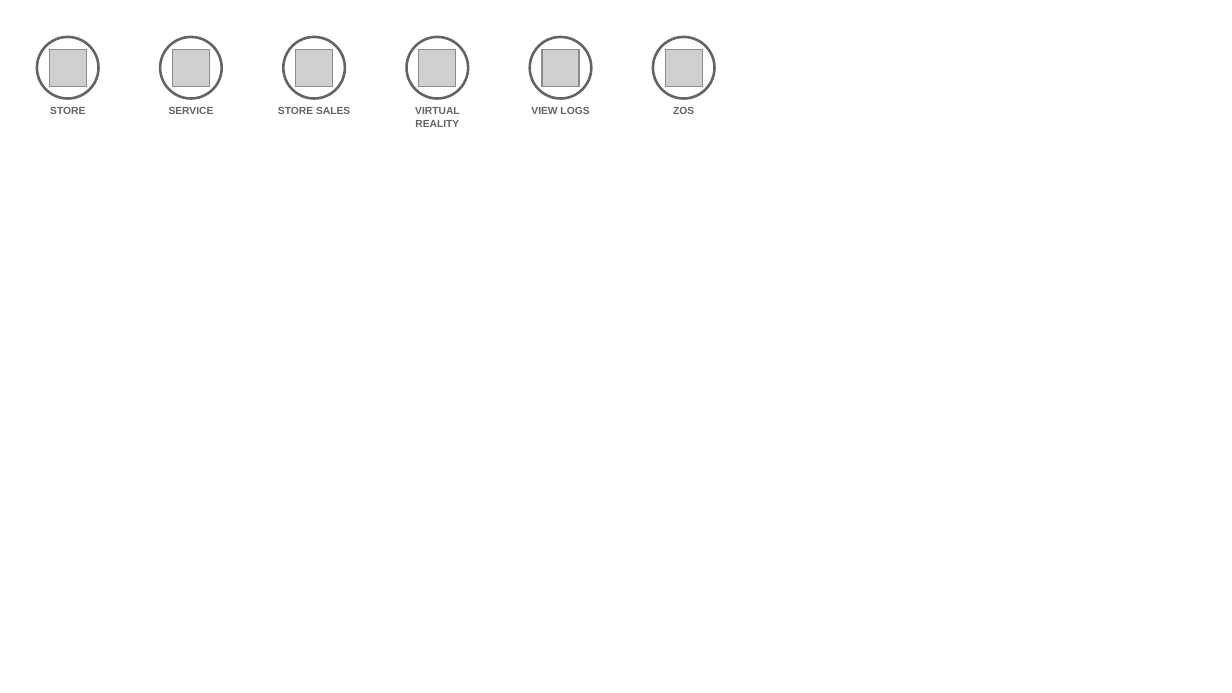
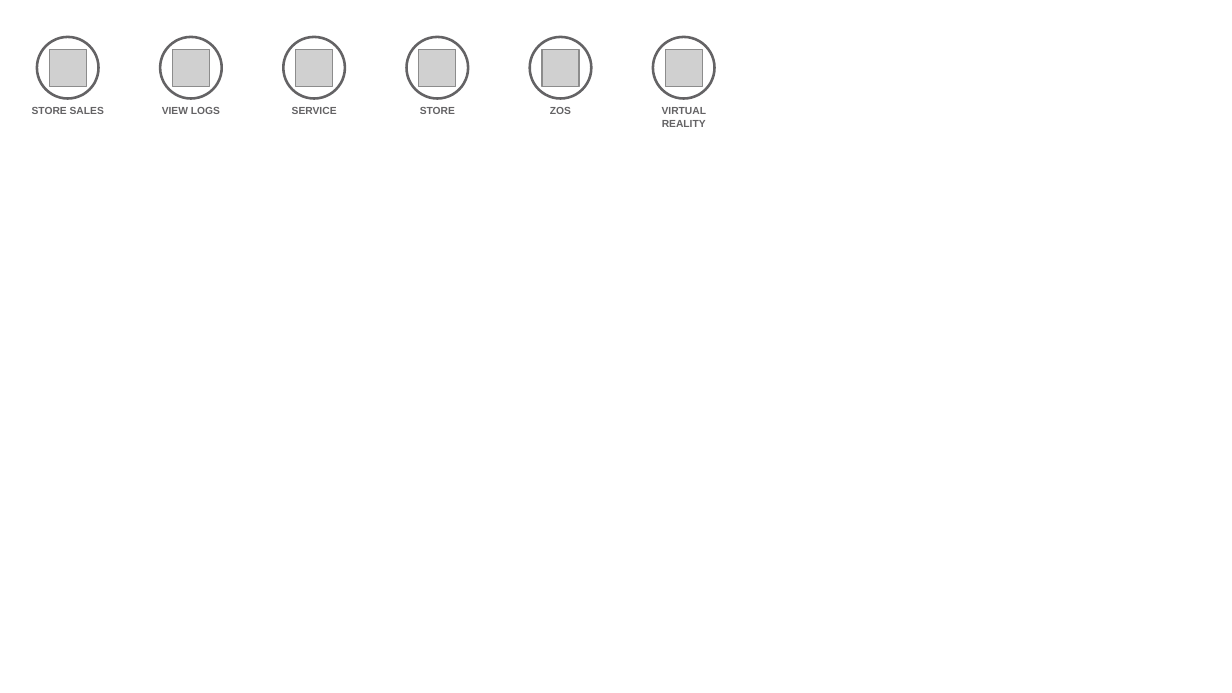
Before and after one commit to l2fprod/myarchitecture, a slide deck: slide 10 of mycatalog-architecture-diagram-template.pptx. Drawn at 1232x693 pixels with LibreOffice and Linux fonts; fonts in the diff are those of the drawing; grey boxes stand for pictures. Boxes give left, top, right and bottom in pixels: in the first picture for what was removed or moved away, otherwise in the second. Text is boxed around its words. In the diff, an @@ line names an element or a change of style, - is before the commit and + after.

```diff
--- a/mycatalog-architecture-diagram-template.pptx
+++ b/mycatalog-architecture-diagram-template.pptx
@@ text at bbox=[32, 107, 104, 114]: text changed @@
-STORE
+STORE SALES
@@ text "VIEW LOGS": place and size @@
-text "VIEW LOGS" at bbox=[531, 107, 589, 114]
+text "VIEW LOGS" at bbox=[162, 107, 220, 114]
@@ text "SERVICE": place and size @@
-text "SERVICE" at bbox=[169, 107, 214, 114]
+text "SERVICE" at bbox=[292, 107, 337, 114]
@@ text removed at bbox=[278, 107, 350, 114] @@
-STORE SALES
@@ text at bbox=[420, 107, 455, 114]: text changed @@
-VIRTUAL REALITY
+STORE
@@ text "ZOS": place and size @@
-text "ZOS" at bbox=[673, 107, 694, 114]
+text "ZOS" at bbox=[550, 107, 571, 114]
@@ text added at bbox=[662, 107, 706, 127], 6 pt, text #646365, bold @@
+VIRTUAL REALITY
```
Also in this commit, not shown: 4 other slides changed.
